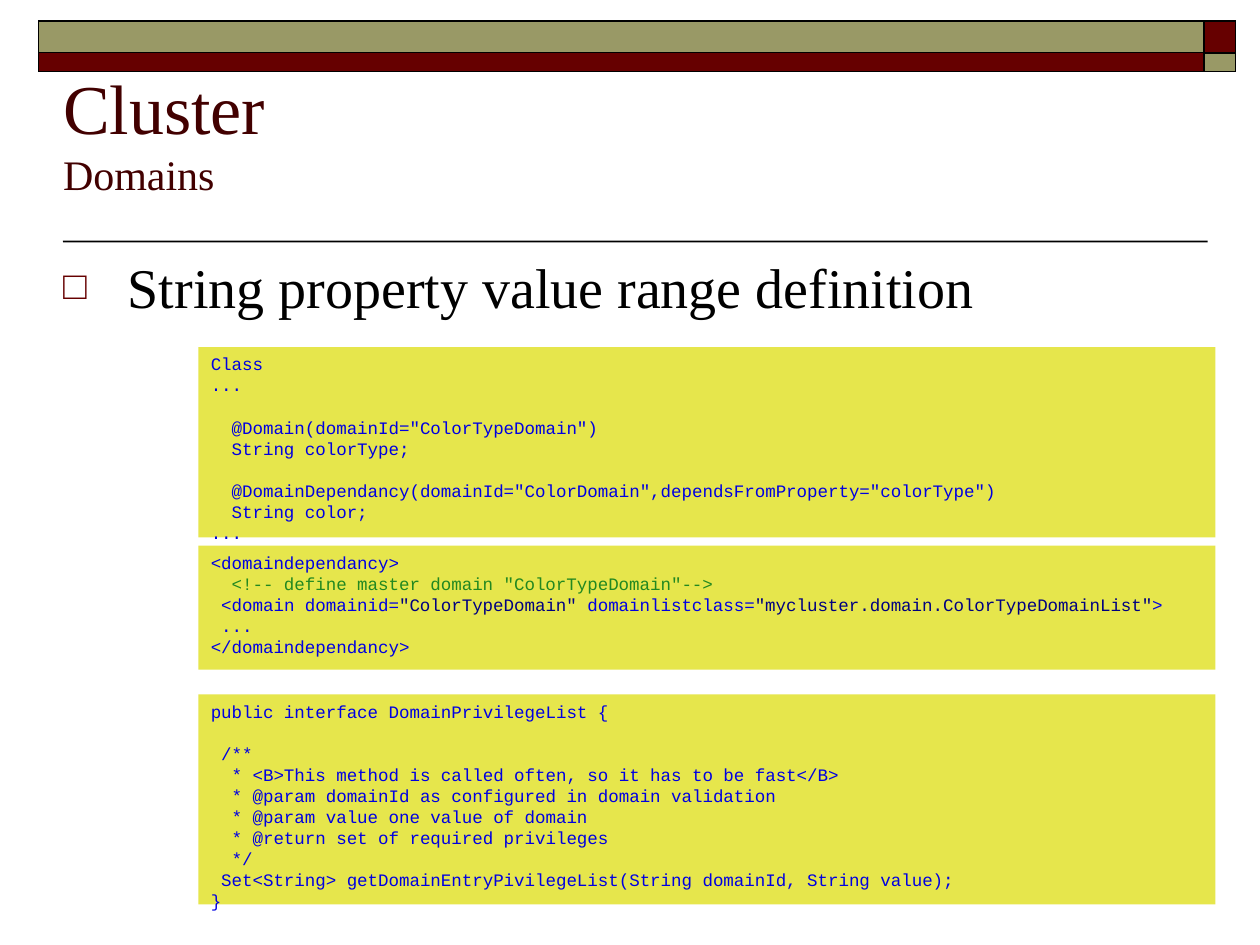
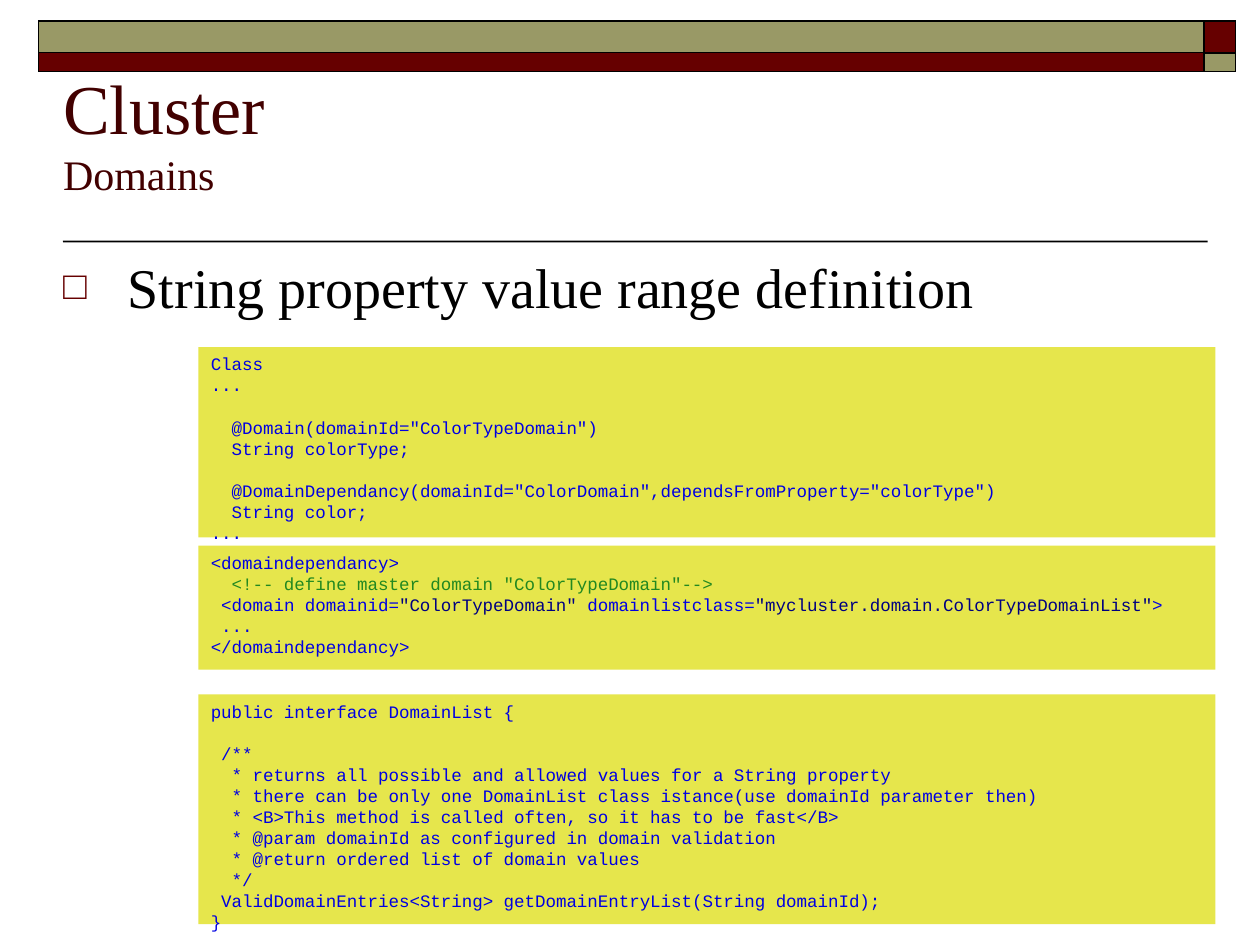
Before and after one commit to FaKod/JDBCluster, a slide deck: slide 8 of JDBCluster/Doc/MetaPersistence.odp. Drawn at 1260x945 pixels with LibreOffice and Linux fonts; fonts in the diff are those of the drawing. Boxes give left, top, right and bottom in pixels: in the first picture for what was removed or moved away, otherwise in the second. Text is boxed around its words. In the diff, an @@ line names an element or a change of style, - is before the commit and + after.

```diff
--- a/JDBCluster/Doc/MetaPersistence.odp
+++ b/JDBCluster/Doc/MetaPersistence.odp
@@ rectangle "public interface DomainList {" resized from (x1=198, y1=694, x2=1215, y2=905) to (x1=198, y1=694, x2=1215, y2=924) @@
@@ text in rectangle at (x1=211, y1=706, x2=494, y2=722): text changed @@
-public interface DomainPrivilegeList {
+public interface DomainList {
@@ text in rectangle at (x1=253, y1=769, x2=1037, y2=806): paragraphs added @@
+* returns all possible and allowed values for a String property
+* there can be only one DomainList class istance(use domainId parameter then)
@@ text in rectangle at (x1=253, y1=853, x2=640, y2=868): text changed @@
-* @param value one value of domain
-* @return set of required privileges
+* @return ordered list of domain values
@@ text in rectangle at (x1=221, y1=895, x2=881, y2=911): text changed @@
-Set<String> getDomainEntryPivilegeList(String domainId, String value);
+ValidDomainEntries<String> getDomainEntryList(String domainId);
```
Also in this commit, not shown: 1 other slide changed, 4 slides added, 5 slides removed.
